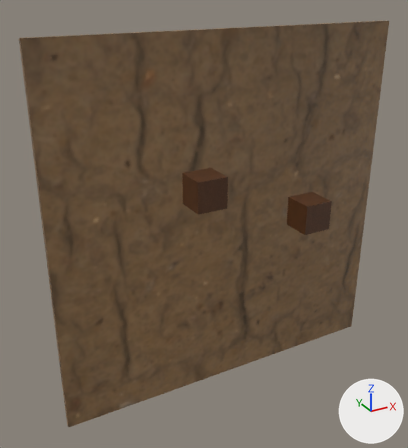
The glTF model assets/game.glb as it was, and as the next commit left it.
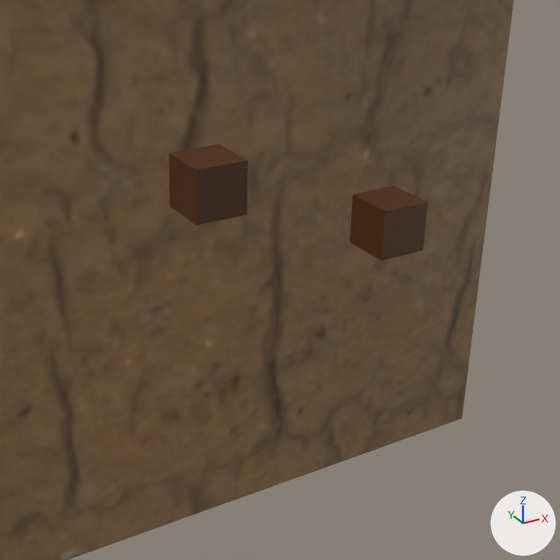
Each version is shown whole from a camera (50 mm lens) standing at (-7.74, -12.57, 6.36) and looking at (-1.26, -0.77, 0.46), then close up on the part from 21% to 100% of the width and 19% to 91% of the height. Lighting does not change. The marker at lower right points along +X, +Y and +Z. Where no turn or scale is listed for an object, it has been applied to the vertices.

Objects in the first close-up: 'ground.001', 'player', 'player.003'.
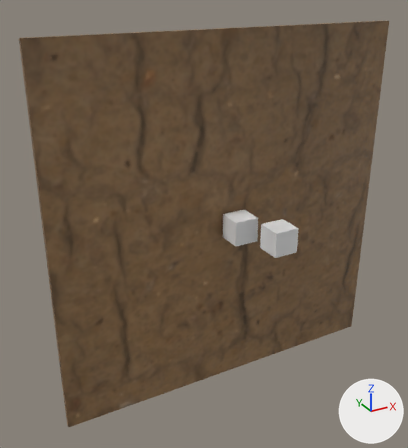
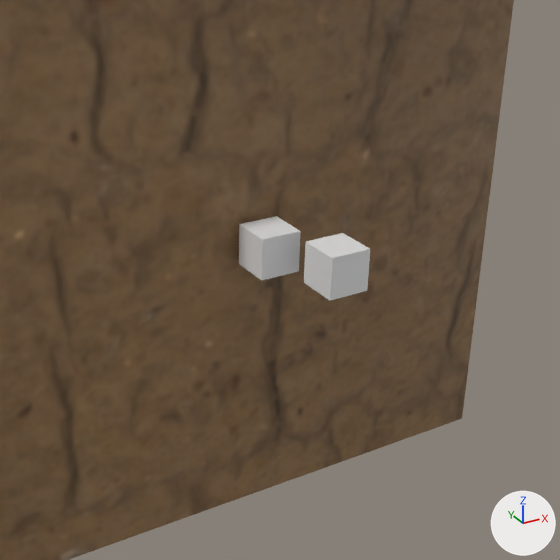
Location of each change, (x1, y1, x2, y2) in pixels of the close-ups (560 x 560 px):
```json
{"object": "player.003", "change": "recoloured, moved", "before": [169, 144, 248, 225], "after": [304, 233, 370, 300]}
{"object": "player", "change": "recoloured, moved", "before": [350, 186, 428, 261], "after": [239, 216, 301, 280]}
```

Edits to the scene script, one JSON object a line:
```json
{"block": "me_cube", "where": "me_cube.from_pydata(...)  # 8 vertices, 12 faces; spans x -1.0..1.0, y -1.0..1.0, z -1.0..1.0"}
{"op": "remove", "block": "me_cube", "code": "me_cube.materials.append(mat_brown_leather)  # picture img_ucupaint_brown_leather_color"}
{"op": "set", "path": "ob_player.location", "old": "(0.23, -3.11, 1.32)", "new": "(0.0, -0.56, 0.0)"}
{"op": "set", "path": "ob_player_003.location", "old": "(-2.34, -2.78, 2.22)", "new": "(0.53, -1.63, 0.0)"}
```
